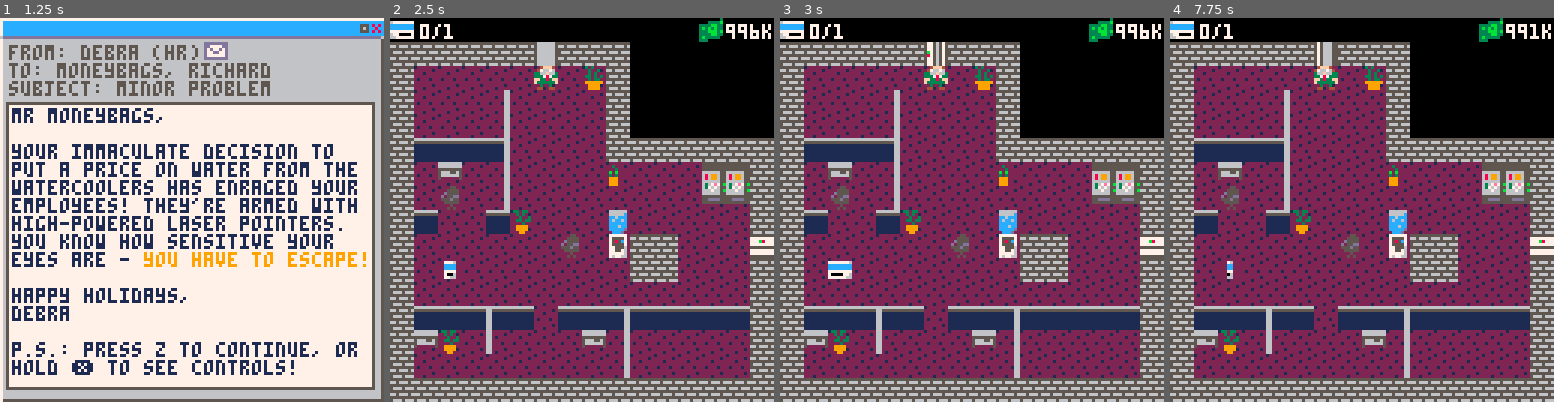
Above: before the commit, frames 1-4 (left to right).
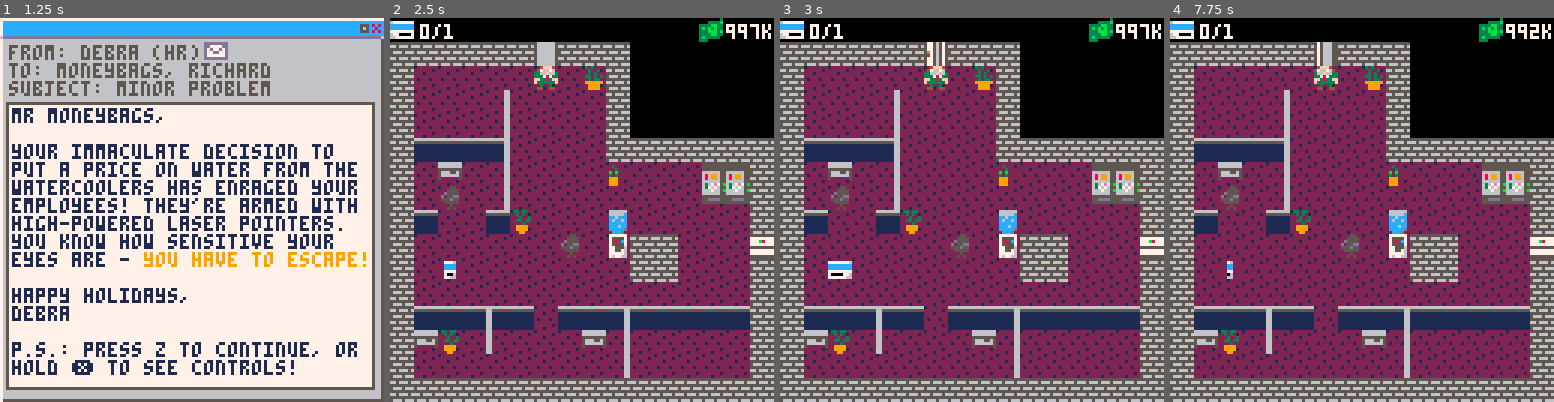
Above: after the commit, the same moments.

Repository: ojlyons/GameDesignProject
Game: PICO-8 cartridge art.p8
Two runs of this game, one before a commit and one after it. Both use one fixed random seed, a clock stepped at 60 frames per second and the inputs below.
Inputs:
- Up to frame 1 (1.25 s): tap O (Z key) at 0.33, 0.7 s; tap X (X key) at 1.07 s
- Up to frame 2 (2.5 s): tap O (Z key) at 1.43, 2.22 s; hold Left 1.97-2.37 s; tap X (X key) at 2.07, 2.4 s; hold Down from 2.42 s (still down)
- Up to frame 3 (3 s): tap X (X key) at 2.73 s; release Down at 2.82 s; hold Right from 2.87 s (still down)
- Up to frame 4 (7.75 s): tap X (X key) every 0.33 s from 3.07 to 7.73 s; tap O (Z key) every 0.88 s from 3.1 to 7.52 s; release Right at 3.53 s; hold Up 3.58-4.08 s; hold Right 4.13-4.53 s; hold Down 4.58-5.08 s; hold Left 5.13-5.8 s; hold Up 5.85-6.18 s; hold Left 6.23-6.63 s; hold Down 6.68-7.08 s; hold Right from 7.13 s (still down)

Frame 1 is identical in both runs. In frame 2, less than 0.1% of the frame differs, in the area x 93-97%, y 1-6%; in frame 3, less than 0.1%; in frame 4, less than 0.1%.

Commit message:
put some stuff back in that I accidentally removed

Diff:
--- a/art.p8
+++ b/art.p8
@@ -34,6 +34,7 @@
 flame_time = 0 --timer used for flames on title/game over screens
 flame_sprite = 68 --this variable changes as flame flickers
 sfxp = false --used for email sfx
+freeze_money = true --tracks whether money should count down or not
 
 --stores information about each level (starting location, ed, and number of keycards)
 --ed is the direction the character has to go to leave the elevator, -2 is up, -1 is left,
@@ -48,7 +49,11 @@
 		  {xs=944,ys=40, ed=2, crds=1},
 		  {xs=120,ys=240, ed=-1, crds=3},
 		  {xs=240,ys=136, ed=2, crds=3},
-		  {xs=256,ys=152, ed=1, crds=3}
+		  {xs=256,ys=152, ed=1, crds=3},
+		  {xs=456,ys=248, ed=-2, crds=2},
+		  {xs=560,ys=168, ed=1, crds=2},
+		  {xs=640,ys=208, ed=1, crds=2},
+		  {xs=872,ys=136, ed=2, crds=2}
 
 		  }
 
@@ -281,7 +286,9 @@
 	timer += 1
 	showControls=false
 	st += 1
-	money = money - 1/30
+	if not freeze_money then --stop ticking down money after game is over or before game starts
+		money = money - 1/30
+	end
 
 	if st >= 30 then
 	 st = 0
@@ -304,9 +311,9 @@
 		  sfxp = true
 		end
 
-
 		draw_email()
 		if btnp(4) then  --start game
+			freeze_money = false
 			level_status = 2
 			timer = 0
 			music(1)
@@ -386,17 +393,47 @@
 	print("the level.",camera_x+43,camera_y+70,0)
 	print("push office chairs to ",camera_x+21,camera_y+80,0)
 	print("block your employees'", camera_x+21, camera_y+86, 0)
-	print("laser pointers.", camera_x+36, camera_y+92, 0)
+	print("laser pointers", camera_x+36, camera_y+92, 0)
+	print("and unlock elevators with", camera_x+14, camera_y+98, 0)
+	print("the spinning keycards", camera_x+36,camera_y+92,0)
 end
 
 --screen for end of game
 function draw_game_over()
+	freeze_money = true
     cls()
-	print("well done!", camera_x+45, camera_y, 9)
-	print("you successfully escaped the ",camera_x+7,camera_y+12,9)
 	spr(96, camera_x+32, camera_y+24, 9, 2, false, false)
 	spr(flame_sprite, camera_x+32, camera_y+32, 1, 1, false, false)
-	print("and the wrath of your employees!",camera_x+1,camera_y+48,9)
+
+	--good ending
+	if money > 100 then
+
+		print("well done!", camera_x+45, camera_y, 9)
+		print("you successfully escaped the ",camera_x+7,camera_y+12,9)
+		print("with $",camera_x+1,camera_y+48,9)
+		print(flr(money),camera_x+25,camera_y+48,9)
+		print(",000 to spare!",camera_x+37,camera_y+48,9)
+	elseif money > 10 then
+		print("well done!", camera_x+45, camera_y, 9)
+		print("you successfully escaped the ",camera_x+7,camera_y+12,9)
+		print("with $",camera_x+1,camera_y+48,9)
+		print(flr(money),camera_x+25,camera_y+48,9)
+		print(",000 to spare!",camera_x+34,camera_y+48,9)
+	--debt ending
+	elseif money < -100 then
+		print("you successfully escaped the ",camera_x+7,camera_y+12,9)
+		print("approximately $",camera_x+1,camera_y+48,9)
+		print(abs(flr(money)),camera_x+61,camera_y+48,9)
+		print(",000 in debt!",camera_x+74,camera_y+48,9)
+	elseif money < -10 then
+		print("you successfully escaped the ",camera_x+7,camera_y+12,9)
+		print("approximately $",camera_x+1,camera_y+48,9)
+		print(abs(flr(money)),camera_x+61,camera_y+48,9)
+		print(",000 in debt!",camera_x+70,camera_y+48,9)
+	else
+		print("you successfully escaped the ",camera_x+7,camera_y+12,9)
+		print("completely bankrupt!",camera_x+35,camera_y+48,9)
+	end
 end
 
 --draws the actual map/player/objects during gameplay
@@ -638,148 +676,148 @@
 1115151515151515153215151515151101010101010111151515151515151511111515372121211515381511010101011115151515151515153711010101010101010101111515301615151515151511111515151515151539053215151515111115151515251515251515151515151111151515301515153215151515151511
 11111111111111111111111111111111010101010101111111112a1111111111111111111111111111112e11010101011111111111112a1111111101010101010101010111112e1111111111112a1111111111111111111111111111112e11111111111111111111111111111111111111111111111111111111111111111111
 0101010101010101010101010101010101010101010101010101010101010101010101010101010101010101010101010101010101010101010101010101010101010101010101010101010101010101010101010101010101010101010101010101010101010101010101010101010101010101010101010101010101010101
-11111111111111111111111111112a1111111111111111111111111111112a11111111111111111101010101010101011111111111111111111111111111111111111111111111111111111111111111111111111111111111111111111111111111111111111111111111111111111111111111111111111111111111111111
-1121212121212121212125152515151111151515151515161525152515151511111515152515151101010101010101011115151515151515151515151515151111151515151515151515151515151511111515151515151515151515151515111115151515151515151515151515151111151515151515151515151515151511
-11050505050505050505152515251511193b1515151506161525152525251511191515152525251101010101010101011115151515151515151515151515151111151515151515151515151515151511111515151515151515151515151515111115151515151515151515151515151111151515151515151515151515151511
-11151515151515151615153b15150611111515151515153b1515151515151511112121151515061101010101010101011115151515151515151515151515151111151515151515151515151515151511111515151515151515151515151515111115151515151515151515151515151111151515151515151515151515151511
-1121212121212121212115151515151111151515151111111111111111111111112829151503041101010101010101011115151515151515151515151515151111151515151515151515151515151511111515151515151515151515151515111115151515151515151515151515151111151515151515151515151515151511
-11050505050505050505151515151511111515151511010101010101010101011116151515153b1101010101010101011115151515151515151515151515151111151515151515151515151515151511111515151515151515151515151515111115151515151515151515151515151111151515151515151515151515151511
-11151515151615151515153b1515061111161515151101010101010101010101111111111111251111111111110101011115151515151515151515151515151111151515151515151515151515151511111515151515151515151515151515111115151515151515151515151515151111151515151515151515151515151511
-1121212121212121212115151515151111151515151101010101010101010101010101010111151503041502110101011115151515151515151515151515151111151515151515151515151515151511111515151515151515151515151515111115151515151515151515151515151111151515151515151515151515151511
-1105050505050505050525152515151111151515151101010101010101010101010101010111152515152512110101011115151515151515151515151515151111151515151515151515151515151511111515151515151515151515151515111115151515151515151515151515151111151515151515151515151515151511
-11151615151515151515153b1515061111151515151101010101010101010101010101010111151515251515110101011115151515151515151515151515151111151515151515151515151515151511111515151515151515151515151515111115151515151515151515151515151111151515151515151515151515151511
-1111111111111111111115151515151111151515151101010101010101010101010101010111151515151515110101011115151515151515151515151515151111151515151515151515151515151511111515151515151515151515151515111115151515151515151515151515151111151515151515151515151515151511
-0000000000000001011125152525151111161515151101010101010101010101010101010111381515151506110101011115151515151515151515151515151111151515151515151515151515151511111515151515151515151515151515111115151515151515151515151515151111151515151515151515151515151511
-0101010101010101011115251525151111151515151101010101010101010101010101010111212115152121111111111115151515151515151515151515151111151515151515151515151515151511111515151515151515151515151515111115151515151515151515151515151111151515151515151515151515151511
-010101010101000101112515151515191115153b151101010101010101010101010101010111161515151515153b3b111115151515151515151515151515151111151515151515151515151515151511111515151515151515151515151515111115151515151515151515151515151111151515151515151515151515151511
-010101010101010101111111111111111111111111110101010101010101010101010101011111112a111111111111111111111111111111111111111111111111111111111111111111111111111111111111111111111111111111111111111111111111111111111111111111111111111111111111111111111111111111
-…(130 lines of a section not shown)…
+11111111111111111111111111112a1111111111111111111111111111112a11111111111111111101010101010101011111111111111111111111111111111111111111111111111111111111111111111111111111111111111111112a1111111111111111111111111111112e111111111111111111111111111111111111
+11212121212121212121251525151511111515151515151615251525151515111115151525151511010101010101010111151515151515151515151515151511113b1515151515151515151515150611111515383215151502151525381515111115151515151515153015151515151111151515151515151515151515151511
+11050505050505050505152515251511193b1515151506161525152525251511191515152525251101010101010101011115151515151515151515151515151111161515151515151515151515151511111515153238151512151515251515111116151515151515151525252525251111151515151515151515151515151511
+11151515151515151615153b15150611111515151515153b1515151515151511112121151515061101010101010101011115151111111115151515151515251111151511111111151515151515151511111615151525152515151525152515111115151515151515153015151515151111151515151515151515151515151511
+112121212121212121211515151515111115151515111111111111111111111111282915150304110101010101010101111515111414191515151515152515111115251101011d151515151515151511113815153215252525251525151515111115151515151515153025251525251111151515151515151515151515151511
+11050505050505050505151515151511111515151511010101010101010101011116151515153b1101010101010101011115151114141115151515152515251111251511010111151515151515151511112121212125152525252121212121111115151515151515153015152515151111151515151515151515151515151511
+11151515151615151515153b1515061111161515151101010101010101010101111111111111251111111111110101011115151111111115151515152525151111152511111111151515151515151511111515151515151515151515151515111115151515151515153015251525151111151515151515151515151515151511
+1121212121212121212115151515151111151515151101010101010101010101010101010111151503041502110101011115151515151515151515152515151111151515151506151515151515151511111515151515151515151515151515111115151515151515153025152515251111151515151515151515151515151511
+11050505050505050505251525151511111515151511010101010101010101010101010101111525151525121101010111151515151515151515151515021511111515151515151515151515151515111115151515151515151515151515151111151515151515151530153b153b151111151515151515151515151515151511
+11151615151515151515153b15150611111515151511010101010101010101010101010101111515152515151101010111211521221515151515151515123b11191515151515151515151515151515111d1515151515151515151515151515111115151515151515152121212121211111151515151515151515151515151511
+1111111111111111111115151515151111151515151101010101010101010101010101010111151515151515110101011115151532250515251515151515151111212121211521221515151525282911111615151515153b15151515150615111115151515151515151515152515151111151515151515151515151515151511
+0000000000000001011125152525151111161515151101010101010101010101010101010111381515151506110101011115151532152513251325152525251111251525152515321515151525153b11113b15251515151515152021212121111115151515151515202121212515211111151515151515151515151515151511
+0101010101010101011115251525151111151515151101010101010101010101010101010111212115152121111111111116153b32151515251528293815041111152515251515321515151525251511111525152515151515151525152538111115151515151515301525152515061111151515151515151515151515151511
+010101010101000101112515151515191115153b151101010101010101010101010101010111161515151515153b3b111115151532151515381515151515151111251525151538321515151525151511112515251525151515153005030415111116151515151515302515152515381111151515151515151515151515151511
+010101010101010101111111111111111111111111110101010101010101010101010101011111112a111111111111111111111111111111112e11111111111111111111111111111111111111111111111111111111111111111111111111111111112a11111111111111111111111111111111111111111111111111111111
+…(130 lines of a section not shown)…
